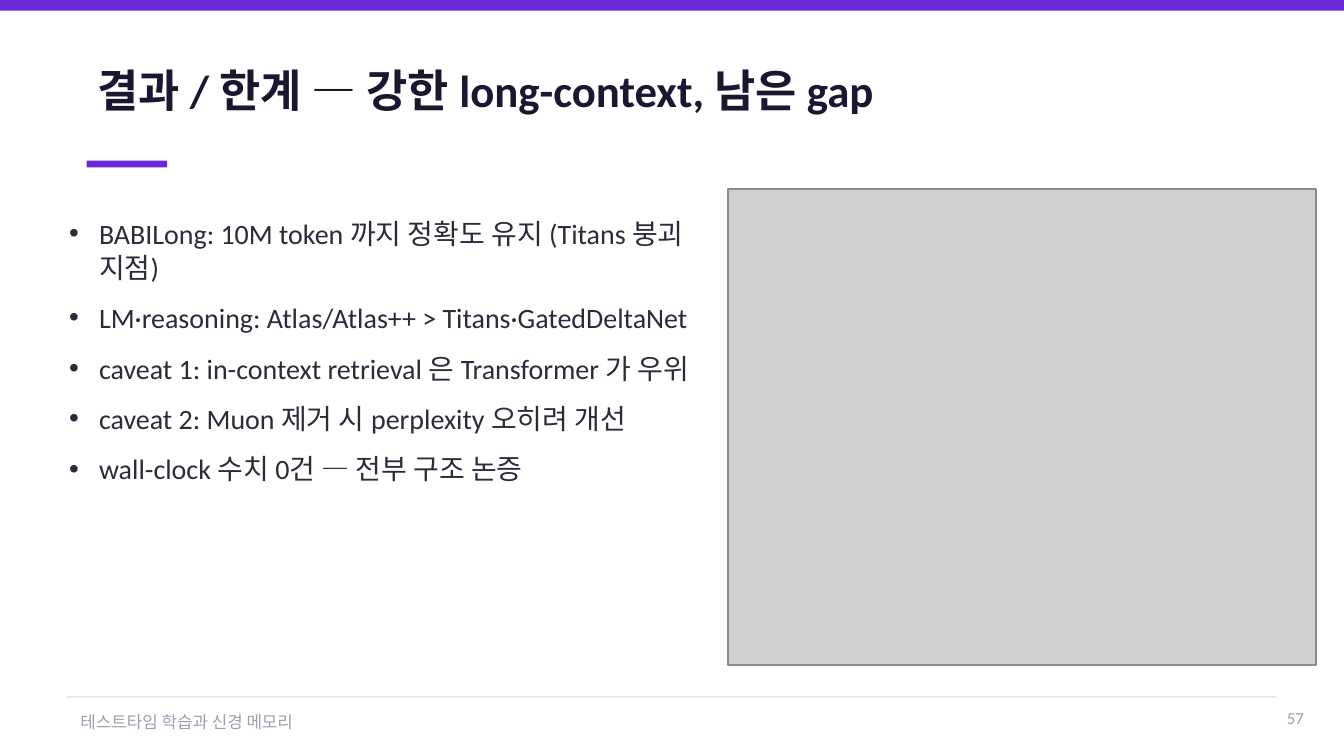
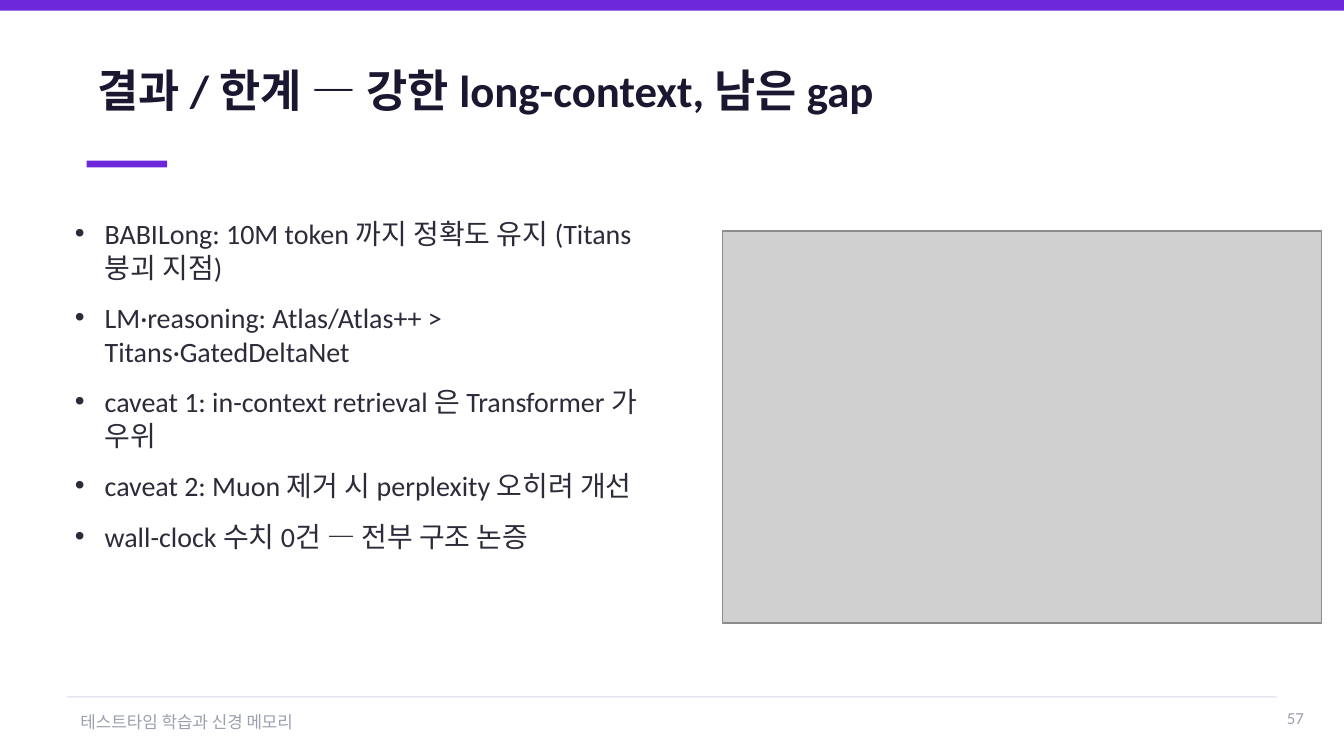
Before and after one commit to jimmylegendary/neural-memory-study, a slide deck: slide 57 of seminar/TTT-neural-memory-seminar.pptx. Drawn at 1344x756 pixels with LibreOffice and Linux fonts; fonts in the diff are those of the drawing; grey boxes stand for pictures. Boxes give left, top, right and bottom in pixels: in the first picture for what was removed or moved away, otherwise in the second. Text is boxed around its words. In the diff, an @@ line names an element or a change of style, - is before the commit and + after.

```diff
--- a/seminar/TTT-neural-memory-seminar.pptx
+++ b/seminar/TTT-neural-memory-seminar.pptx
@@ text "BABILong: 10M token 까지 정확도 ..." rewrapped from box(99, 220, 690, 482) to box(105, 220, 637, 550) @@
@@ picture: place and size @@
-picture at box(728, 190, 1317, 665)
+picture at box(723, 231, 1322, 624)
```
Also in this commit, not shown: 54 other slides changed, 1 other file.
